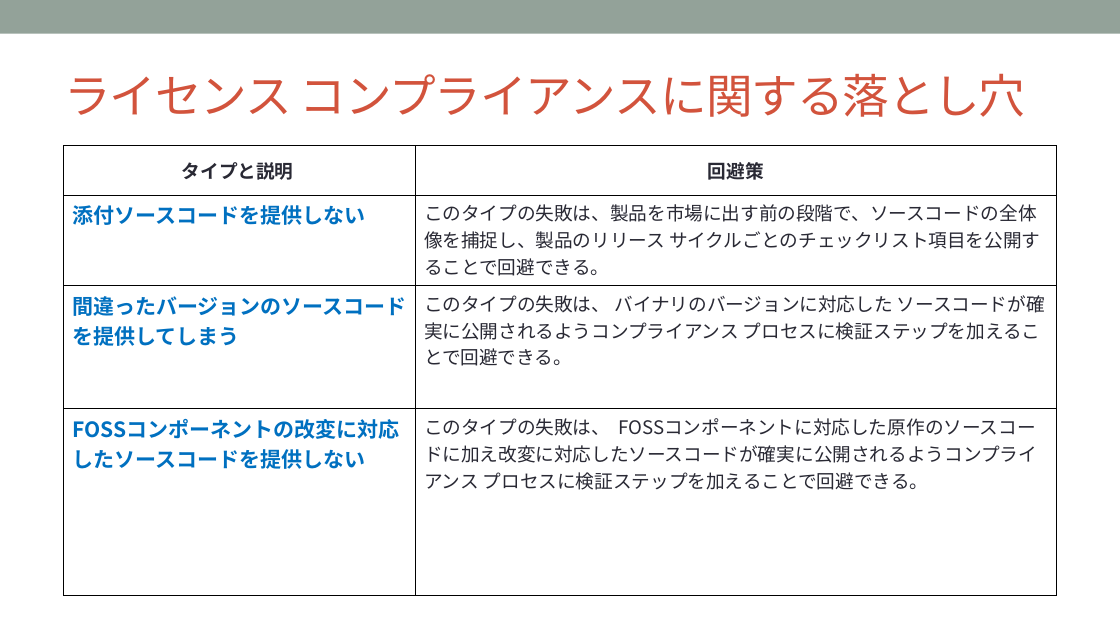
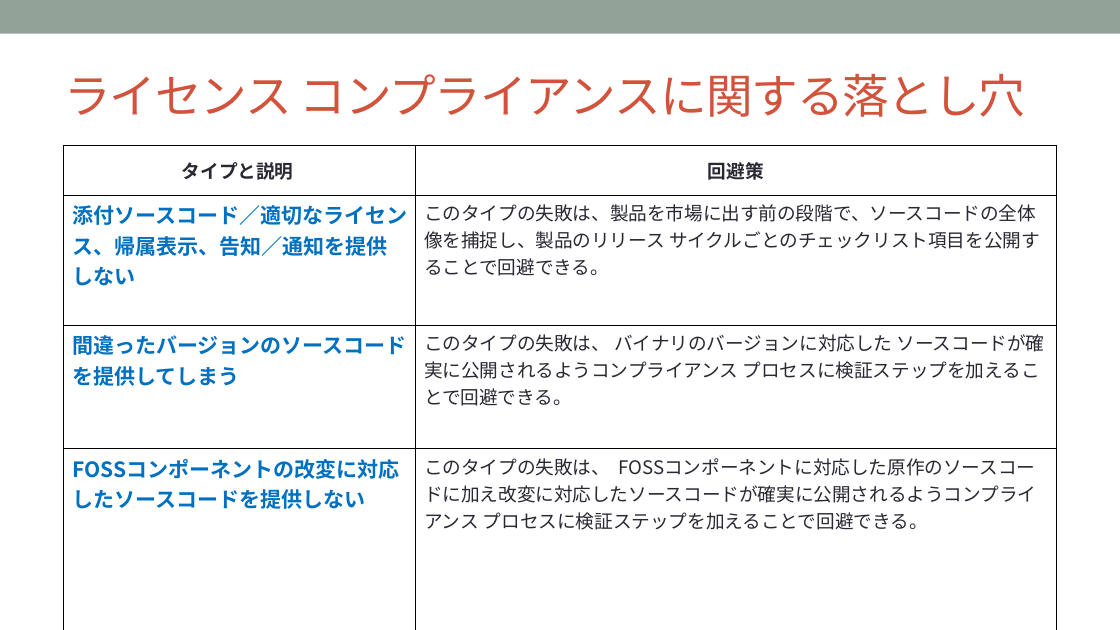
Before and after one commit to OpenChain-Project/Curriculum-Translation-JP, a slide deck: slide 75 of REVIEW/Version_for_v1.1/openchain-curriculum-for-1-1_JP_review_tani.pptx. Drawn at 1120x630 pixels with LibreOffice and Linux fonts; fonts in the diff are those of the drawing; background and template pictures are left out. Boxes give left, top, right and bottom in pixels: in the first picture for what was removed or moved away, otherwise in the second. Text is boxed around its words. In the diff, an @@ line names an element or a change of style, - is before the commit and + after.

```diff
--- a/REVIEW/Version_for_v1.1/openchain-curriculum-for-1-1_JP_review_tani.pptx
+++ b/REVIEW/Version_for_v1.1/openchain-curriculum-for-1-1_JP_review_tani.pptx
@@ table at bbox=[64, 145, 1056, 607] @@
-row 2, column 1: 添付ソースコードを提供しない
+row 2, column 1: 添付ソースコード／適切なライセンス、帰属表示、告知／通知を提供しない
```
Also in this commit, not shown: 3 other slides changed, 4 slides added, 3 slides removed.
